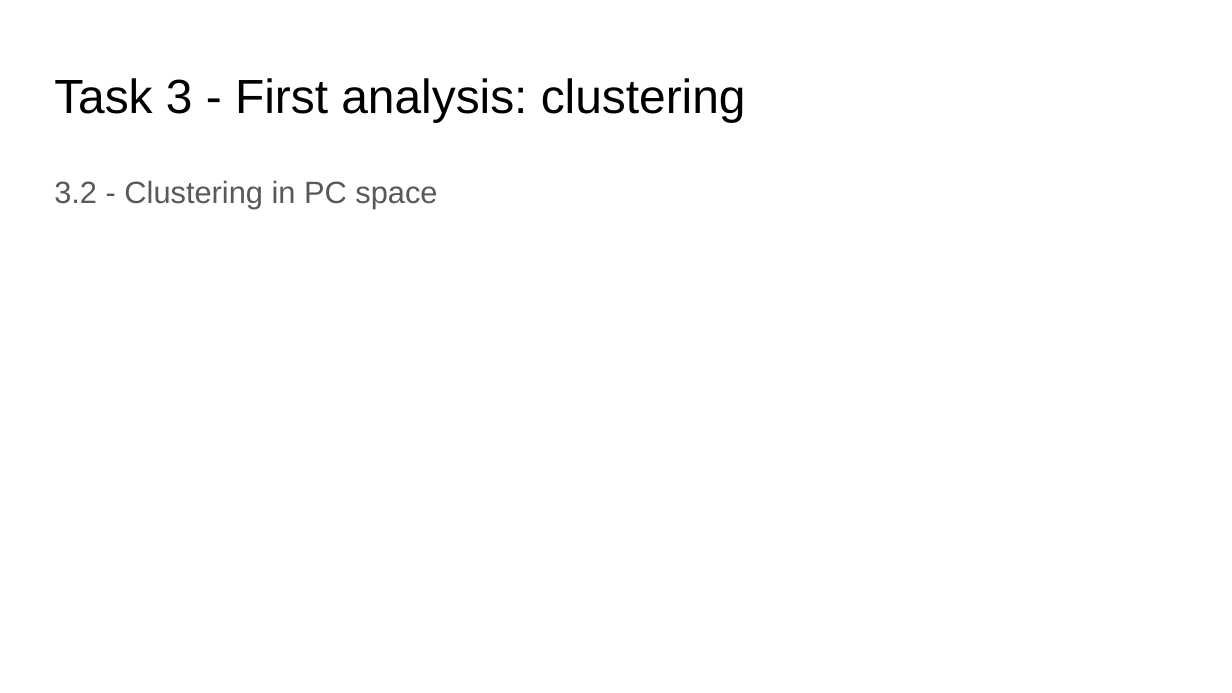
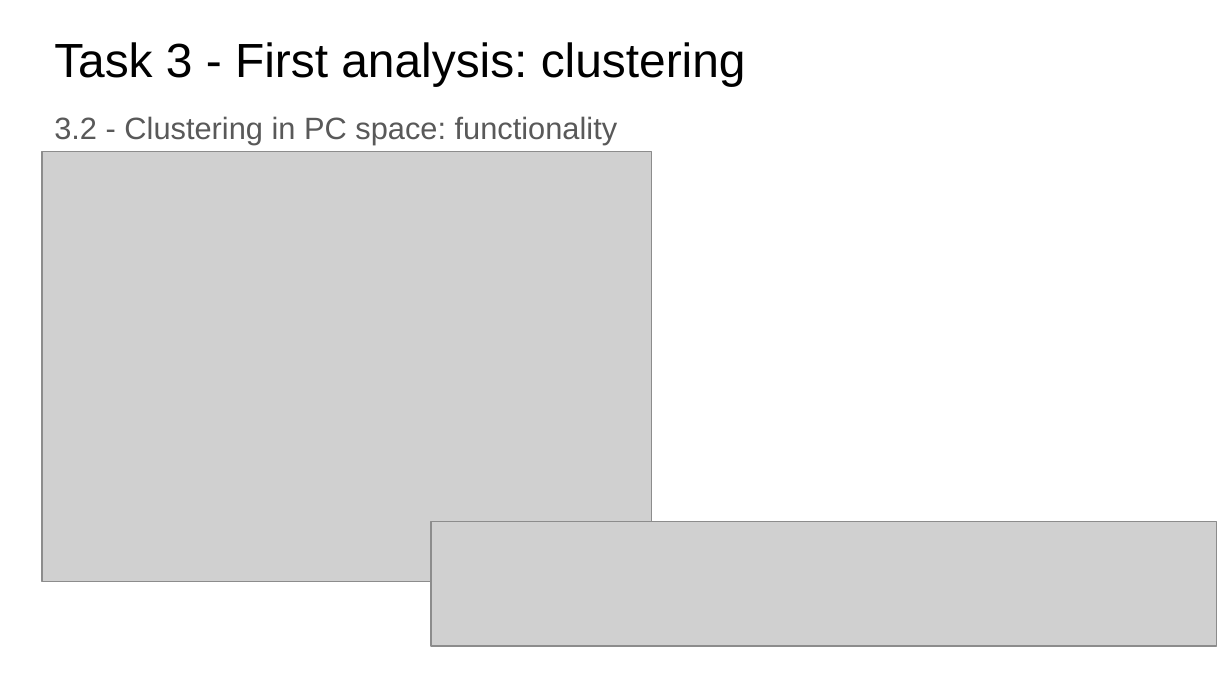
Before and after one commit to jolatechno/cours-ENS, a slide deck: slide 6 of cours/M2/machine_learning/PCS_CompSci_Project/Joseph_TOUZET_computational_science_project.odp (slide 5 before the commit). Drawn at 1232x693 pixels with LibreOffice and Linux fonts; fonts in the diff are those of the drawing; grey boxes stand for pictures. Boxes give left, top, right and bottom in pixels: in the first picture for what was removed or moved away, otherwise in the second. Text is boxed around its words. In the diff, an @@ line names an element or a change of style, - is before the commit and + after.

```diff
--- a/cours/M2/machine_learning/PCS_CompSci_Project/Joseph_TOUZET_computational_science_project.odp
+++ b/cours/M2/machine_learning/PCS_CompSci_Project/Joseph_TOUZET_computational_science_project.odp
@@ title "Task 3 - First analysis: ..." moved from (x1=54, y1=78, x2=746, y2=122) to (x1=54, y1=42, x2=746, y2=86) @@
@@ text at (x1=54, y1=116, x2=618, y2=145): text changed @@
-3.2 - Clustering in PC space
+3.2 - Clustering in PC space: functionality
@@ picture added at (x1=42, y1=152, x2=652, y2=582) @@
@@ picture added at (x1=431, y1=521, x2=1216, y2=646) @@
```
Also in this commit, not shown: 5 other slides changed, 4 slides added, 2 slides removed, 6 other files.
